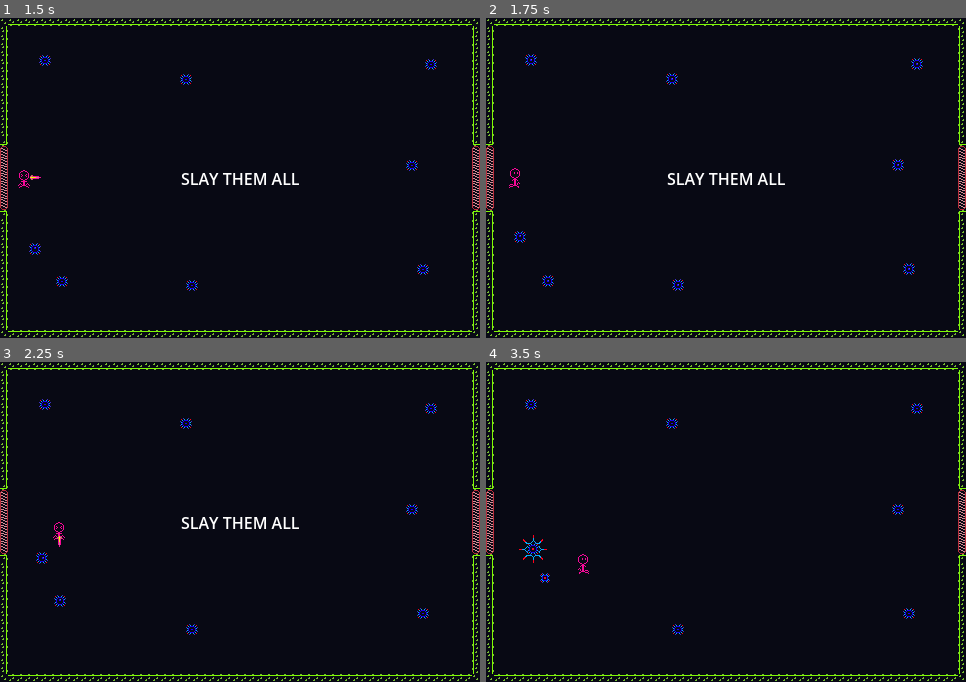
Above: before the commit, frames 1-4 (two rows, left to right).
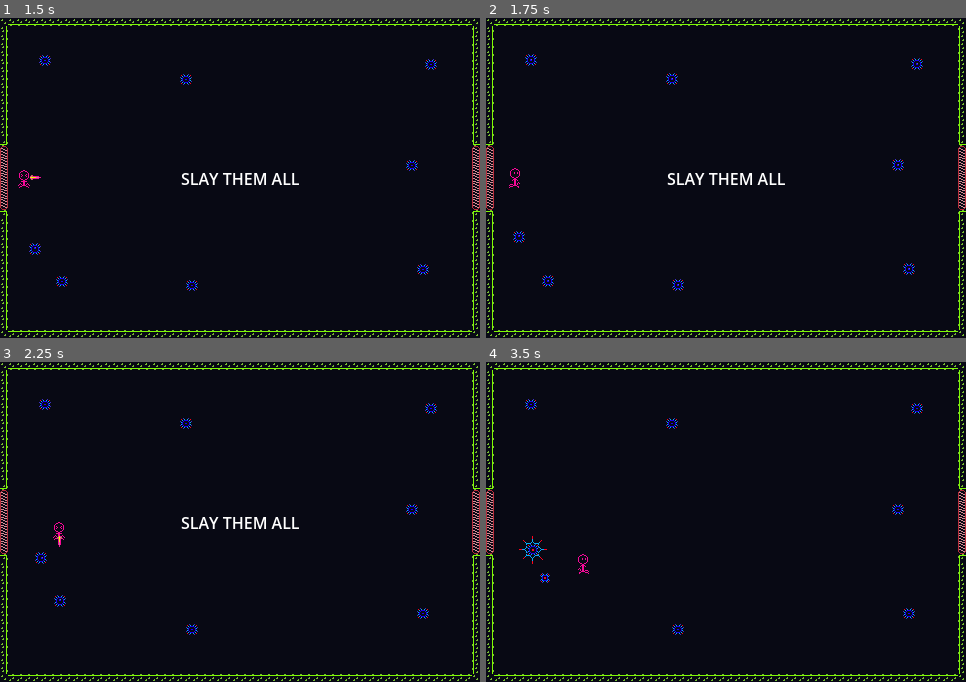
Above: after the commit, the same moments.

Repository: jellyfishhunter/jellys-LD56
Game: Godot game, scene res://scenes/main.tscn
The game is run twice, just before and just after one commit, with the same random seed, the same clock (stepped at 60 frames per second) and the same inputs.
Inputs:
- Up to frame 1 (1.5 s): click "Start" at 0.5 s; hold Right (move_right) from 1.28 s (still down); tap Space (attack) at 1.35 s
- Up to frame 2 (1.75 s): keep holding Right (move_right)
- Up to frame 3 (2.25 s): release Right (move_right) at 2.03 s; hold Down (move_down) from 2.03 s (still down); tap Space (attack) at 2.1 s
- Up to frame 4 (3.5 s): release Down (move_down) at 2.78 s; hold Right (move_right) from 2.78 s (still down); tap Space (attack) at 2.85 s

Frame 1 is identical in both runs. In frame 2, less than 0.1% of the frame differs, in the area x 5-9%, y 66-71%; in frame 3, less than 0.1%; in frame 4, less than 0.1%, in the area x 7-12%, y 54-64%.

Commit message:
FIX terrain being above entities

Diff:
--- a/scenes/environment.tscn
+++ b/scenes/environment.tscn
@@ -17,6 +17,8 @@
 rna_scene = ExtResource("2_odetr")
 stage_scenes = [ExtResource("3_45uwi")]
 boss_stage_scene = ExtResource("4_rj0lq")
+
+[node name="StageHolder" type="Node2D" parent="."]
 
 [node name="Player" parent="." instance=ExtResource("1_y2l1j")]
 position = Vector2(-16, 160)
--- a/scripts/environment.gd
+++ b/scripts/environment.gd
@@ -34,7 +34,7 @@
 
 	stage.player = $Player
 	stage.enemy_count = starting_enemies + (played_stages * 3)
-	add_child(stage)
+	$StageHolder.add_child(stage)
 	current_stage = stage
 	current_stage.connect("all_enemies_defeated", _on_stage_all_enemies_defeated)
 
